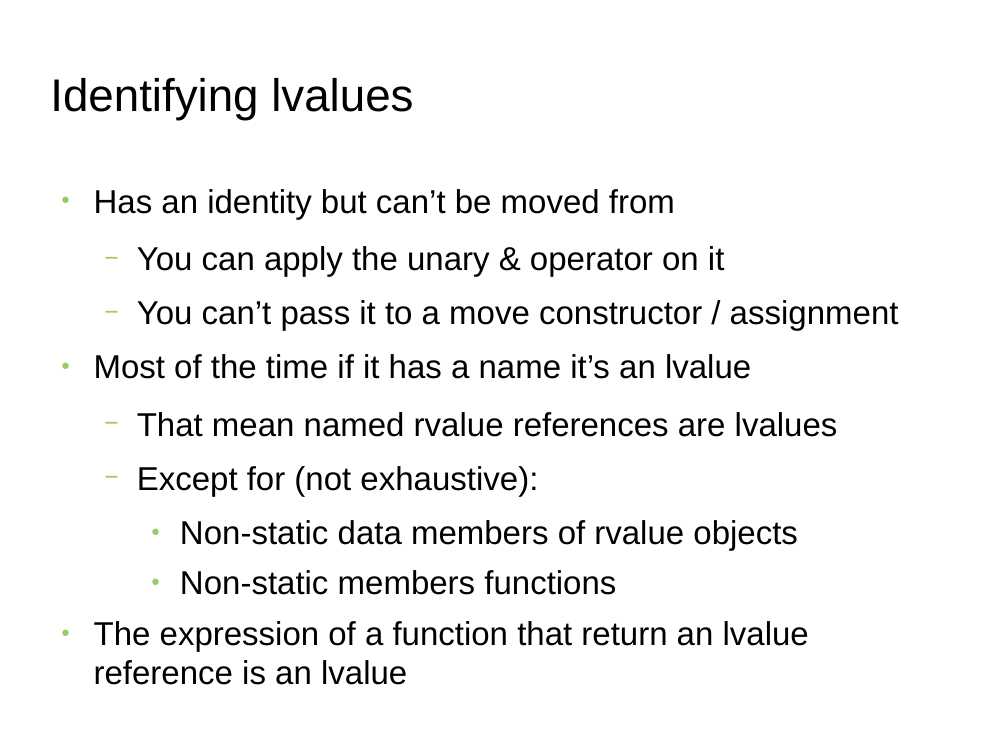
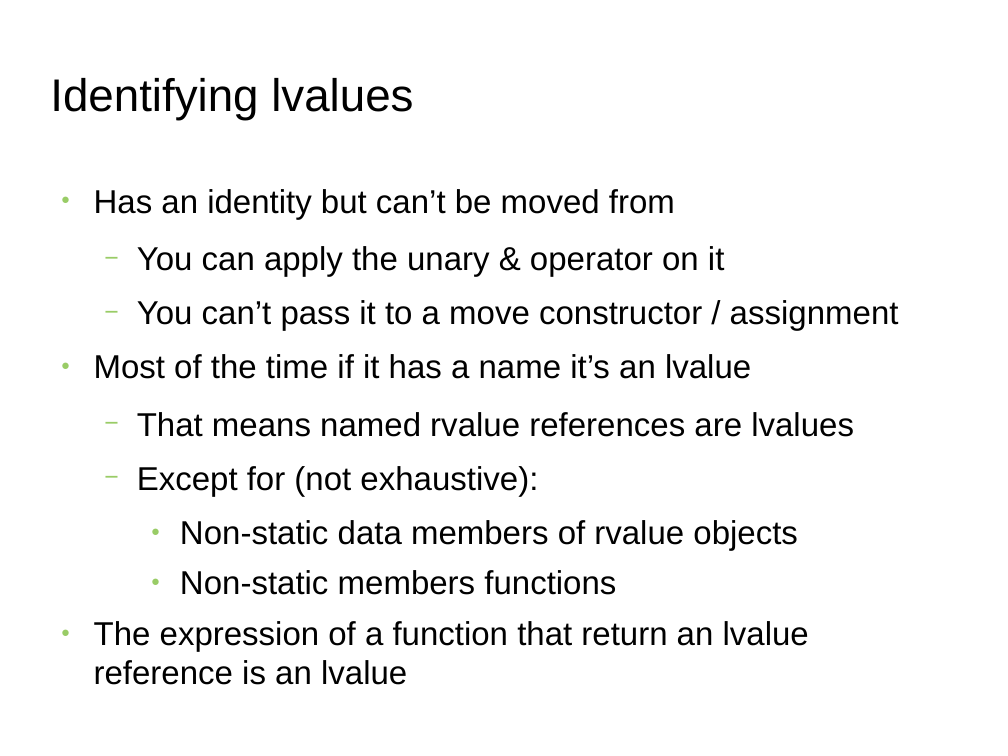
Before and after one commit to FranckRJ/CPP-trainings, a slide deck: slide 9 of traning-move.odp. Drawn at 1008x756 pixels with LibreOffice and Linux fonts; fonts in the diff are those of the drawing; background and template pictures are left out. Boxes give left, top, right and bottom in pixels: in the first picture for what was removed or moved away, otherwise in the second. Text is boxed around its words. In the diff, an @@ line names an element or a change of style, - is before the commit and + after.

```diff
--- a/traning-move.odp
+++ b/traning-move.odp
@@ text at bbox=[137, 412, 854, 437]: text changed @@
-  − That mean named rvalue references are lvalues
+  − That means named rvalue references are lvalues
```
Also in this commit, not shown: 8 other slides changed, 1 other file.
